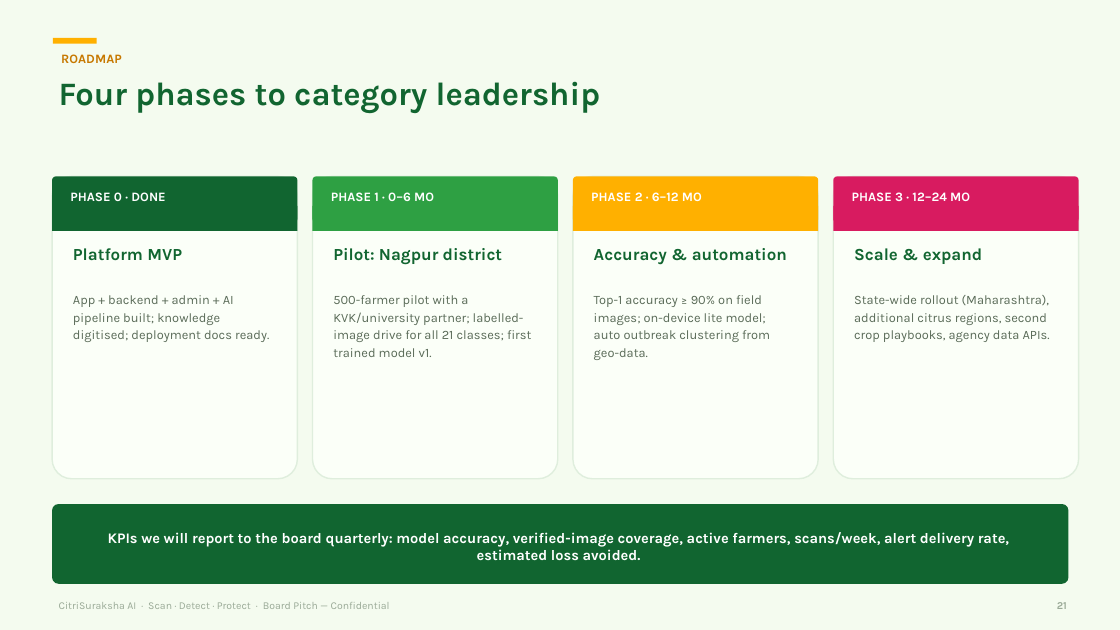
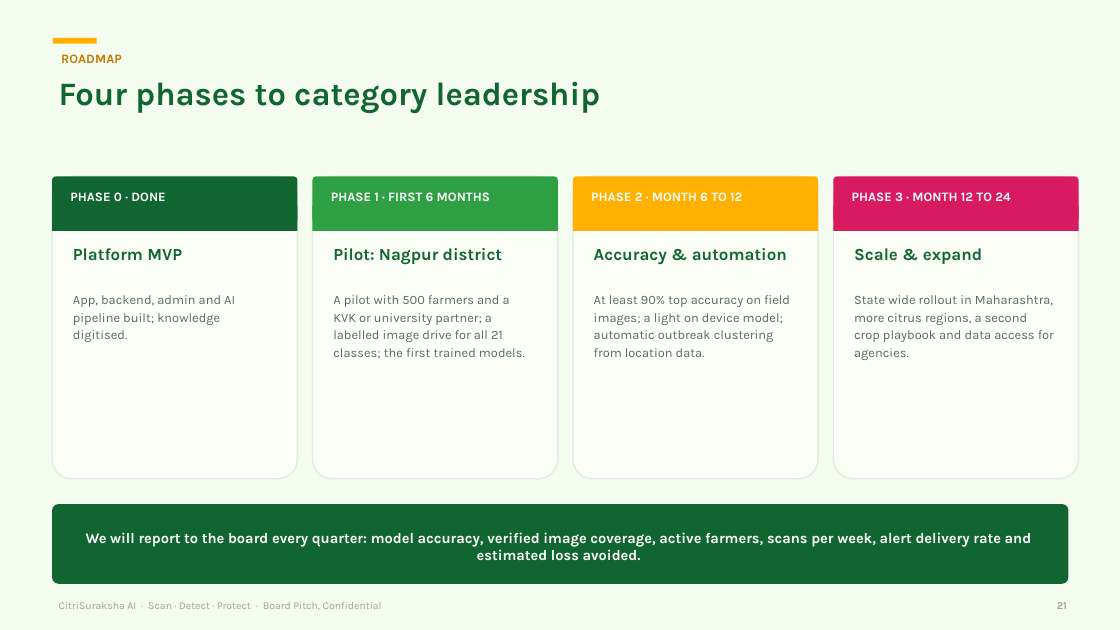
Before and after one commit to jagthapsaurabh/citrisurksha_ai, a slide deck: slide 21 of docs/pitch/CitriSuraksha_AI_Board_Pitch.pptx. Drawn at 1120x630 pixels with LibreOffice and Linux fonts; fonts in the diff are those of the drawing. Boxes give left, top, right and bottom in pixels: in the first picture for what was removed or moved away, otherwise in the second. Text is boxed around its words. In the diff, an @@ line names an element or a change of style, - is before the commit and + after.

Commit message:
Board deck copy: human voice, no versions/counts, ops line removed, no em-dashes (humanize_deck.py, idempotent)

```diff
--- a/docs/pitch/CitriSuraksha_AI_Board_Pitch.pptx
+++ b/docs/pitch/CitriSuraksha_AI_Board_Pitch.pptx
@@ text at box(331, 192, 490, 201): text changed @@
-PHASE 1 · 0–6 MO
+PHASE 1 · FIRST 6 MONTHS
@@ text at box(591, 192, 742, 201): text changed @@
-PHASE 2 · 6–12 MO
+PHASE 2 · MONTH 6 TO 12
@@ text at box(852, 192, 1010, 201): text changed @@
-PHASE 3 · 12–24 MO
+PHASE 3 · MONTH 12 TO 24
@@ text at box(73, 295, 235, 342): text changed @@
-App + backend + admin + AI pipeline built; knowledge digitised; deployment docs ready.
+App, backend, admin and AI pipeline built; knowledge digitised.
@@ text at box(333, 295, 525, 358): text changed @@
-500-farmer pilot with a KVK/university partner; labelled-image drive for all 21 classes; first trained model v1.
+A pilot with 500 farmers and a KVK or university partner; a labelled image drive for all 21 classes; the first trained models.
@@ text at box(594, 295, 790, 357): text changed @@
-Top-1 accuracy ≥ 90% on field images; on-device lite model; auto outbreak clustering from geo-data.
+At least 90% top accuracy on field images; a light on device model; automatic outbreak clustering from location data.
@@ text at box(854, 295, 1054, 360): text changed @@
-State-wide rollout (Maharashtra), additional citrus regions, second crop playbooks, agency data APIs.
+State wide rollout in Maharashtra, more citrus regions, a second crop playbook and data access for agencies.
@@ text at box(86, 532, 1032, 560): text changed @@
-KPIs we will report to the board quarterly: model accuracy, verified-image coverage, active farmers, scans/week, alert delivery rate, estimated loss avoided.
+We will report to the board every quarter: model accuracy, verified image coverage, active farmers, scans per week, alert delivery rate and estimated loss avoided.
@@ text at box(59, 602, 382, 610): text changed @@
-CitriSuraksha AI · Scan · Detect · Protect · Board Pitch — Confidential
+CitriSuraksha AI · Scan · Detect · Protect · Board Pitch, Confidential
```
Also in this commit, not shown: 25 other slides changed, 1 other file.
